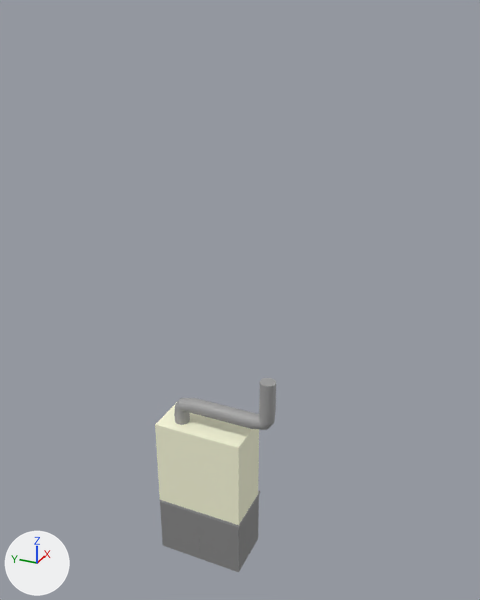
Before and after pictures for a commit that changed the FBX model Assets/Objects/Models/FBX/Cappa v1.fbx.
Rendered twice from a 50 mm camera at (-7.05, -4.58, 8.25) aimed at (0.65, -1.12, 4.4). Every picture has the same lights, and +X, +Y and +Z are marked at lower left. Where no turn or scale is listed for an object, it has been applied to the vertices. Vertices at the same position are counted once.

Objects in the first picture: 'Armadio.001', 'Armadio.002', 'Armadio.005', 'Cylinder.001', 'Cylinder.002'.
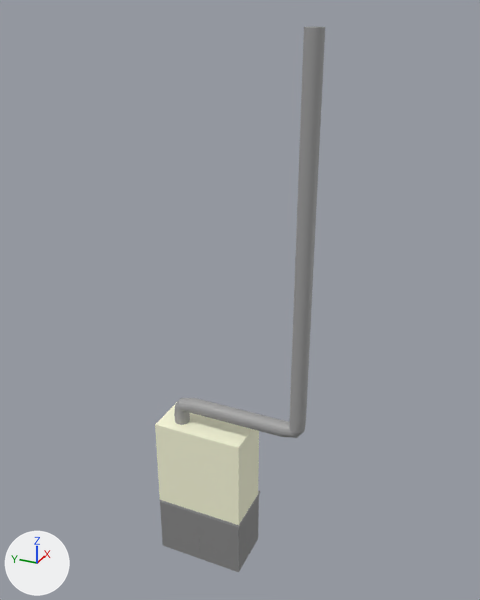
Edits to the bpy script that builds the scene:
```text
Change me_cylinder_003:
    where me_cylinder_003.from_pydata(...)  # 192 vertices, 162 faces; spans x -0.114..0.114, y -0.805..0.0, z -0.114..0.701
    used by ob_cylinder_002; location = (0.29, -1.01, 2.72)
    me_cylinder_003 part 1: all 128 vertices in x -0.114..0.114, y -0.805..-0.483, z -0.114..0.219 are moved by (0.0, -0.452, 0.0)
    me_cylinder_003 part 2: all 32 vertices in x -0.114..0.114, y -0.805..-0.578, z 0.701 are moved by (0.0, -0.452, 4.532)
```

What differs and where, as boxes [x1, y1, x2, y2] in the pictures (480 x 600 px; the box of a moved part takes in the faces that stretch with it):
'Cylinder.002', reshaped (86% wider, 677% taller)
    before: [220, 378, 276, 430]
    after: [220, 27, 325, 438]
part 1 of me_cylinder_003, moved or reshaped
    before: [220, 406, 275, 430]
    after: [220, 406, 306, 438]
part 2 of me_cylinder_003, moved or reshaped
    before: [259, 381, 276, 416]
    after: [290, 27, 325, 424]
